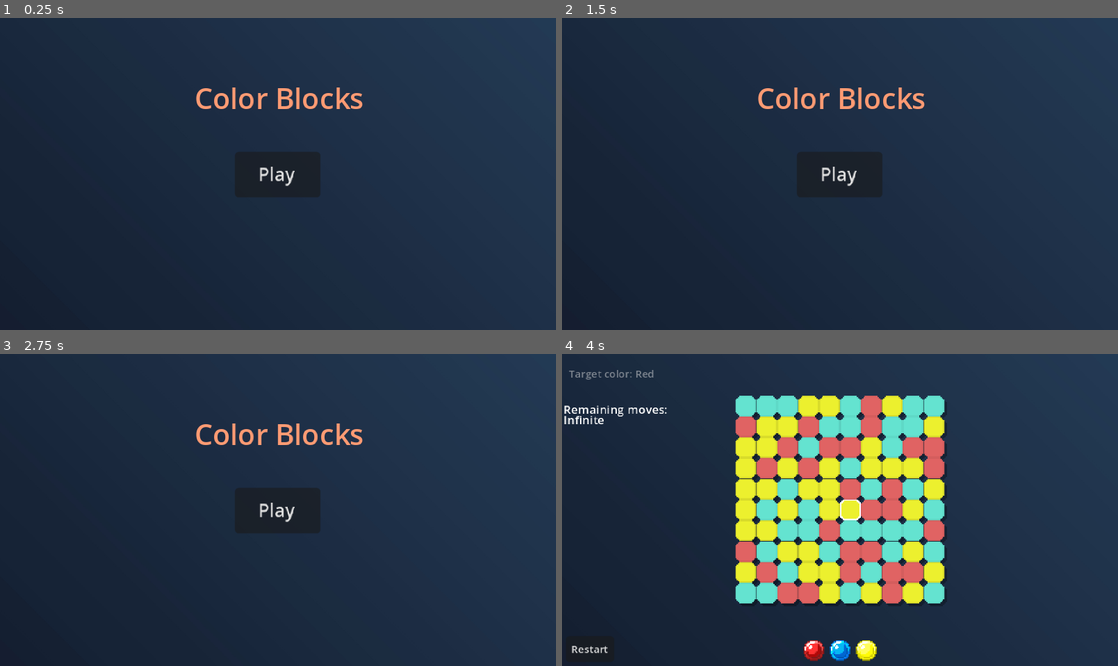
Above: before the commit, frames 1-4 (two rows, left to right).
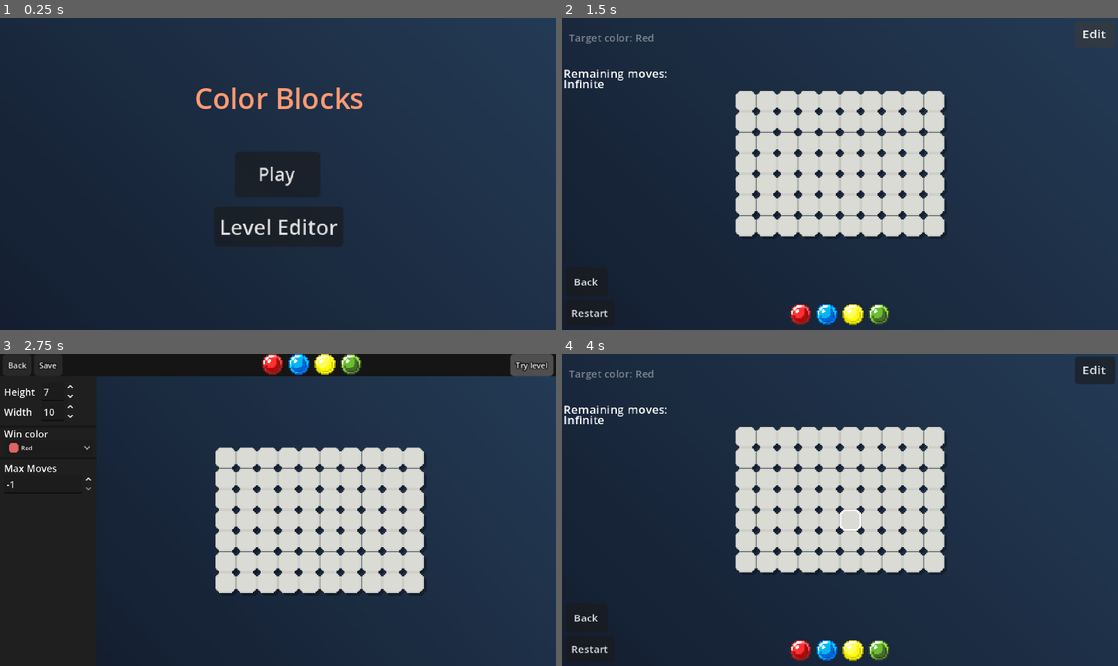
Above: after the commit, the same moments.

Repository: AurelinkZ/color-blocks
Game: Godot game, scene res://Scenes/starting_menu.tscn
Two runs of this game, one before a commit and one after it. Both use one fixed random seed, a clock stepped at 60 frames per second and the inputs below.
Inputs (mouse positions are in pixels of both pictures, inside the frame that each line leads up to):
- Up to frame 1 (0.25 s): no input
- Up to frame 2 (1.5 s): click (840, 227) at 0.5 s, where only the run after the commit has a clickable "Level Editor"; click (1095, 30) at 1.25 s, where only the run after the commit has a clickable "Try level"
- Up to frame 3 (2.75 s): click (533, 369) at 2 s, where only the run after the commit has a clickable "Edit"
- Up to frame 4 (4 s): click (578, 366) at 2.75 s, where only the run after the commit has a clickable "Back"; click "Play" at 3.5 s

The runs differ from the first frame. In frame 1, 0.7% of the frame differs, in the area x 39-62%, y 60-72%; in frame 2, 18%; in frame 3, 30%, in the area x 0-100%, y 0-77%; in frame 4, 26%.

Commit message:
Add back navigation, level data & UI tweaks
Add a new level resource (Levels/level_1.tres) and expand level_01.tres with grid data, dimensions, difficulty, win color and max_moves. Introduce Back buttons in the level editor and main level scenes (with connected signals) and add a Title label plus an Editor button to the starting menu. Implement back navigation handlers in game.gd and level_editor.gd to return to the starting menu, and add an editor-button handler in starting_menu.gd. Also switch the start button to change_scene_to_packed and apply minor layout/offset adjustments in several scenes.

Diff:
--- a/Levels/level_01.tres
+++ b/Levels/level_01.tres
@@ -4,4 +4,79 @@
 
 [resource]
 script = ExtResource("1_qe57c")
-metadata/_custom_type_script = "uid://cowxies0ghfnm"
+grid_height = 7
+difficulty = "medium"
+win_color = Color(0, 0, 1, 1)
+grid_data = {
+Vector2i(0, 0): Color(1, 0, 0, 1),
+Vector2i(0, 1): Color(1, 0, 0, 1),
+Vector2i(0, 2): Color(1, 0, 0, 1),
+Vector2i(0, 3): Color(1, 0, 0, 1),
+Vector2i(0, 4): Color(1, 0, 0, 1),
+Vector2i(0, 5): Color(1, 0, 0, 1),
+Vector2i(0, 6): Color(1, 0, 0, 1),
+Vector2i(1, 0): Color(1, 0, 0, 1),
+Vector2i(1, 1): Color(1, 0, 0, 1),
+Vector2i(1, 2): Color(1, 0, 0, 1),
+Vector2i(1, 3): Color(1, 0, 0, 1),
+Vector2i(1, 4): Color(1, 0, 0, 1),
+Vector2i(1, 5): Color(1, 0, 0, 1),
+Vector2i(1, 6): Color(1, 0, 0, 1),
+Vector2i(2, 0): Color(1, 0, 0, 1),
+Vector2i(2, 1): Color(1, 0, 0, 1),
+Vector2i(2, 2): Color(1, 0, 0, 1),
+Vector2i(2, 3): Color(1, 0, 0, 1),
+Vector2i(2, 4): Color(1, 0, 0, 1),
+Vector2i(2, 5): Color(1, 0, 0, 1),
+Vector2i(2, 6): Color(1, 0, 0, 1),
+Vector2i(3, 0): Color(1, 0, 0, 1),
+Vector2i(3, 1): Color(1, 0, 0, 1),
+Vector2i(3, 2): Color(1, 0, 0, 1),
+Vector2i(3, 3): Color(1, 0, 0, 1),
+Vector2i(3, 4): Color(1, 0, 0, 1),
+Vector2i(3, 5): Color(1, 0, 0, 1),
+Vector2i(3, 6): Color(1, 0, 0, 1),
+Vector2i(4, 0): Color(1, 0, 0, 1),
+Vector2i(4, 1): Color(1, 0, 0, 1),
+Vector2i(4, 2): Color(1, 0, 0, 1),
+Vector2i(4, 3): Color(1, 0, 0, 1),
+Vector2i(4, 4): Color(1, 0, 0, 1),
+Vector2i(4, 5): Color(1, 0, 0, 1),
+Vector2i(4, 6): Color(1, 0, 0, 1),
+Vector2i(5, 0): Color(1, 0, 0, 1),
+Vector2i(5, 1): Color(1, 0, 0, 1),
+Vector2i(5, 2): Color(1, 0, 0, 1),
+Vector2i(5, 3): Color(1, 0, 0, 1),
+Vector2i(5, 4): Color(1, 0, 0, 1),
+Vector2i(5, 5): Color(1, 0, 0, 1),
+Vector2i(5, 6): Color(1, 0, 0, 1),
+Vector2i(6, 0): Color(1, 0, 0, 1),
+Vector2i(6, 1): Color(1, 0, 0, 1),
+Vector2i(6, 2): Color(1, 0, 0, 1),
+Vector2i(6, 3): Color(1, 0, 0, 1),
+Vector2i(6, 4): Color(1, 0, 0, 1),
+Vector2i(6, 5): Color(1, 0, 0, 1),
+Vector2i(6, 6): Color(1, 0, 0, 1),
+Vector2i(7, 0): Color(1, 0, 0, 1),
+Vector2i(7, 1): Color(1, 0, 0, 1),
+Vector2i(7, 2): Color(1, 0, 0, 1),
+Vector2i(7, 3): Color(1, 0, 0, 1),
+Vector2i(7, 4): Color(1, 0, 0, 1),
+Vector2i(7, 5): Color(1, 0, 0, 1),
+Vector2i(7, 6): Color(1, 0, 0, 1),
+Vector2i(8, 0): Color(1, 0, 0, 1),
+Vector2i(8, 1): Color(1, 0, 0, 1),
+Vector2i(8, 2): Color(1, 0, 0, 1),
+Vector2i(8, 3): Color(1, 0, 0, 1),
+Vector2i(8, 4): Color(1, 0, 0, 1),
+Vector2i(8, 5): Color(1, 0, 0, 1),
+Vector2i(8, 6): Color(1, 0, 0, 1),
+Vector2i(9, 0): Color(1, 0, 0, 1),
+Vector2i(9, 1): Color(1, 0, 0, 1),
+Vector2i(9, 2): Color(1, 0, 0, 1),
+Vector2i(9, 3): Color(1, 0, 0, 1),
+Vector2i(9, 4): Color(1, 0, 0, 1),
+Vector2i(9, 5): Color(1, 0, 0, 1),
+Vector2i(9, 6): Color(1, 0, 0, 1)
+}
+max_moves = 1
--- /dev/null
+++ b/Levels/level_1.tres
@@ -0,0 +1,69 @@
+[gd_resource type="Resource" script_class="LevelData" format=3]
+
+[ext_resource type="Script" path="res://Scripts/level_data.gd" id="1_rovgj"]
+
+[resource]
+script = ExtResource("1_rovgj")
+grid_height = 7
+grid_width = 8
+difficulty = "medium"
+win_color = Color(0, 0, 1, 1)
+grid_data = {
+Vector2i(0, 0): Color(0, 0, 1, 1),
+Vector2i(0, 1): Color(0, 0, 1, 1),
+Vector2i(0, 2): Color(0, 0, 1, 1),
+Vector2i(0, 3): Color(0, 0, 1, 1),
+Vector2i(0, 4): Color(0, 0, 1, 1),
+Vector2i(0, 5): Color(0, 0, 1, 1),
+Vector2i(0, 6): Color(0, 0, 1, 1),
+Vector2i(1, 0): Color(0, 0, 1, 1),
+Vector2i(1, 1): Color(0, 0, 1, 1),
+Vector2i(1, 2): Color(0, 0, 1, 1),
+Vector2i(1, 3): Color(0, 0, 1, 1),
+Vector2i(1, 4): Color(0, 0, 1, 1),
+Vector2i(1, 5): Color(0, 0, 1, 1),
+Vector2i(1, 6): Color(0, 0, 1, 1),
+Vector2i(2, 0): Color(0, 0, 1, 1),
+Vector2i(2, 1): Color(0, 0, 1, 1),
+Vector2i(2, 2): Color(0, 0, 1, 1),
+Vector2i(2, 3): Color(0, 0, 1, 1),
+Vector2i(2, 4): Color(0, 0, 1, 1),
+Vector2i(2, 5): Color(0, 0, 1, 1),
+Vector2i(2, 6): Color(0, 0, 1, 1),
+Vector2i(3, 0): Color(0, 0, 1, 1),
+Vector2i(3, 1): Color(0, 0, 1, 1),
+Vector2i(3, 2): Color(0, 0, 1, 1),
+Vector2i(3, 3): Color(0, 0, 1, 1),
+Vector2i(3, 4): Color(0, 0, 1, 1),
+Vector2i(3, 5): Color(0, 0, 1, 1),
+Vector2i(3, 6): Color(0, 0, 1, 1),
+Vector2i(4, 0): Color(0, 0, 1, 1),
+Vector2i(4, 1): Color(0, 0, 1, 1),
+Vector2i(4, 2): Color(0, 0, 1, 1),
+Vector2i(4, 3): Color(0, 0, 1, 1),
+Vector2i(4, 4): Color(0, 0, 1, 1),
+Vector2i(4, 5): Color(0, 0, 1, 1),
+Vector2i(4, 6): Color(0, 0, 1, 1),
+Vector2i(5, 0): Color(0, 0, 1, 1),
+Vector2i(5, 1): Color(0, 0, 1, 1),
+Vector2i(5, 2): Color(0, 0, 1, 1),
+Vector2i(5, 3): Color(0, 0, 1, 1),
+Vector2i(5, 4): Color(0, 0, 1, 1),
+Vector2i(5, 5): Color(0, 0, 1, 1),
+Vector2i(5, 6): Color(0, 0, 1, 1),
+Vector2i(6, 0): Color(0, 0, 1, 1),
+Vector2i(6, 1): Color(0, 0, 1, 1),
+Vector2i(6, 2): Color(0, 0, 1, 1),
+Vector2i(6, 3): Color(0, 0, 1, 1),
+Vector2i(6, 4): Color(0, 0, 1, 1),
+Vector2i(6, 5): Color(0, 0, 1, 1),
+Vector2i(6, 6): Color(0, 0, 1, 1),
+Vector2i(7, 0): Color(0, 0, 1, 1),
+Vector2i(7, 1): Color(0, 0, 1, 1),
+Vector2i(7, 2): Color(0, 0, 1, 1),
+Vector2i(7, 3): Color(0, 0, 1, 1),
+Vector2i(7, 4): Color(0, 0, 1, 1),
+Vector2i(7, 5): Color(0, 0, 1, 1),
+Vector2i(7, 6): Color(0, 0, 1, 1)
+}
+max_moves = 2
--- a/Scenes/level_editor.tscn
+++ b/Scenes/level_editor.tscn
@@ -182,8 +182,8 @@
 [node name="SaveButton" type="Button" parent="UI" unique_id=1552964390]
 modulate = Color(2.055, 2.055, 2.055, 1)
 layout_mode = 0
-offset_left = 10.0
-offset_right = 32.0
+offset_left = 26.01
+offset_right = 48.010033
 offset_bottom = 17.0
 theme_override_constants/outline_size = 3
 theme_override_constants/h_separation = 3
@@ -204,6 +204,16 @@
 theme_override_constants/align_to_largest_stylebox = 0
 theme_override_font_sizes/font_size = 6
 text = "Try level"
+
+[node name="BackButton" type="Button" parent="UI" unique_id=1759909930]
+modulate = Color(2.055, 2.055, 2.055, 1)
+layout_mode = 0
+offset_left = 2.0
+offset_right = 24.0
+offset_bottom = 17.0
+theme_override_constants/outline_size = 2
+theme_override_font_sizes/font_size = 6
+text = "Back"
 
 [node name="PopupSaveWindow" type="CanvasLayer" parent="." unique_id=1489021861]
 layer = 3
@@ -275,6 +285,7 @@
 [connection signal="color_selected" from="UI/ColorSelector" to="." method="_on_color_selected"]
 [connection signal="pressed" from="UI/SaveButton" to="." method="_on_save_button_pressed"]
 [connection signal="pressed" from="UI/TryLevel" to="." method="_on_try_level_pressed"]
+[connection signal="pressed" from="UI/BackButton" to="." method="_on_back_button_pressed"]
 [connection signal="pressed" from="PopupSaveWindow/SavePopup/VBoxContainer/HBoxContainer/Cancel" to="." method="_on_cancel_save_popup_pressed"]
 [connection signal="pressed" from="PopupSaveWindow/SavePopup/VBoxContainer/HBoxContainer/Save" to="." method="_on_save_in_popup_pressed"]
 [connection signal="block_clicked" from="GridViewEditor" to="." method="_on_grid_view_editor_block_clicked"]
--- a/Scenes/main_level_scene.tscn
+++ b/Scenes/main_level_scene.tscn
@@ -120,6 +120,19 @@
 offset_bottom = 67.0
 theme_override_font_sizes/font_size = 9
 
+[node name="BackButton" type="Button" parent="UI/Control" unique_id=648167739]
+layout_mode = 1
+anchors_preset = 2
+anchor_top = 1.0
+anchor_bottom = 1.0
+offset_left = 2.975
+offset_top = -48.0
+offset_right = 34.975
+offset_bottom = -26.0
+grow_vertical = 0
+theme_override_font_sizes/font_size = 8
+text = "Back"
+
 [node name="Background" type="Sprite2D" parent="." unique_id=843647324]
 show_behind_parent = true
 z_index = -3
@@ -139,3 +152,4 @@
 [connection signal="color_selected" from="UI/Control/HBoxContainer" to="." method="_on_color_selected"]
 [connection signal="pressed" from="UI/Control/Restart" to="." method="_on_restart_pressed"]
 [connection signal="pressed" from="UI/Control/GoToEditButton" to="." method="_on_go_to_edit_button_pressed"]
+[connection signal="pressed" from="UI/Control/BackButton" to="." method="_on_back_button_pressed"]
--- a/Scenes/starting_menu.tscn
+++ b/Scenes/starting_menu.tscn
@@ -19,6 +19,21 @@
 offset_right = 426.0
 offset_bottom = 240.0
 
+[node name="Title" type="Label" parent="UI/Control" unique_id=2114714608]
+self_modulate = Color(1, 0.6058333, 0.45, 1)
+layout_mode = 1
+anchors_preset = 5
+anchor_left = 0.5
+anchor_right = 0.5
+offset_left = -64.5
+offset_top = 46.0
+offset_right = 65.5
+offset_bottom = 77.0
+grow_horizontal = 2
+theme_override_font_sizes/font_size = 22
+text = "Color Blocks"
+horizontal_alignment = 1
+
 [node name="StartButton" type="Button" parent="UI/Control" unique_id=1626026383]
 layout_mode = 1
 anchors_preset = 8
@@ -35,19 +50,20 @@
 theme_override_font_sizes/font_size = 14
 text = "Play"
 
-[node name="Title" type="Label" parent="UI/Control" unique_id=2114714608]
-self_modulate = Color(1, 0.6058333, 0.45, 1)
+[node name="EditorButton" type="Button" parent="UI/Control" unique_id=481547959]
 layout_mode = 1
-anchors_preset = 5
+anchors_preset = 8
 anchor_left = 0.5
+anchor_top = 0.5
 anchor_right = 0.5
-offset_left = -47.0
-offset_top = 46.0
-offset_right = 48.0
-offset_bottom = 69.0
+anchor_bottom = 0.5
+offset_left = -49.5
+offset_top = 24.649994
+offset_right = 49.5
+offset_bottom = 55.65007
 grow_horizontal = 2
-theme_override_font_sizes/font_size = 22
-text = "Color Blocks"
-horizontal_alignment = 1
+grow_vertical = 2
+text = "Level Editor"
 
 [connection signal="pressed" from="UI/Control/StartButton" to="." method="_on_start_button_pressed"]
+[connection signal="pressed" from="UI/Control/EditorButton" to="." method="_on_editor_button_pressed"]
--- a/Scripts/game.gd
+++ b/Scripts/game.gd
@@ -118,3 +118,6 @@
 
 func game_lost():
 	print("you lost")
+
+func _on_back_button_pressed() -> void:
+	get_tree().change_scene_to_file("res://Scenes/starting_menu.tscn")
--- a/Scripts/level_editor.gd
+++ b/Scripts/level_editor.gd
@@ -127,3 +127,8 @@
 
 func _set_win_color_option_button(id: int):
 	$UI/LeftOptionsVBOX/VBoxContainer2/WinColorOptionButton.select(id)
+
+
+
+func _on_back_button_pressed() -> void:
+	get_tree().change_scene_to_file("res://Scenes/starting_menu.tscn")
--- a/Scripts/starting_menu.gd
+++ b/Scripts/starting_menu.gd
@@ -3,4 +3,8 @@
 const GAME_SCENE = preload("res://Scenes/main_level_scene.tscn")
 
 func _on_start_button_pressed() -> void:
-	get_tree().change_scene_to_file(GAME_SCENE.resource_path)
+	get_tree().change_scene_to_packed(GAME_SCENE)
+
+
+func _on_editor_button_pressed() -> void:
+	get_tree().change_scene_to_file("res://Scenes/level_editor.tscn")
